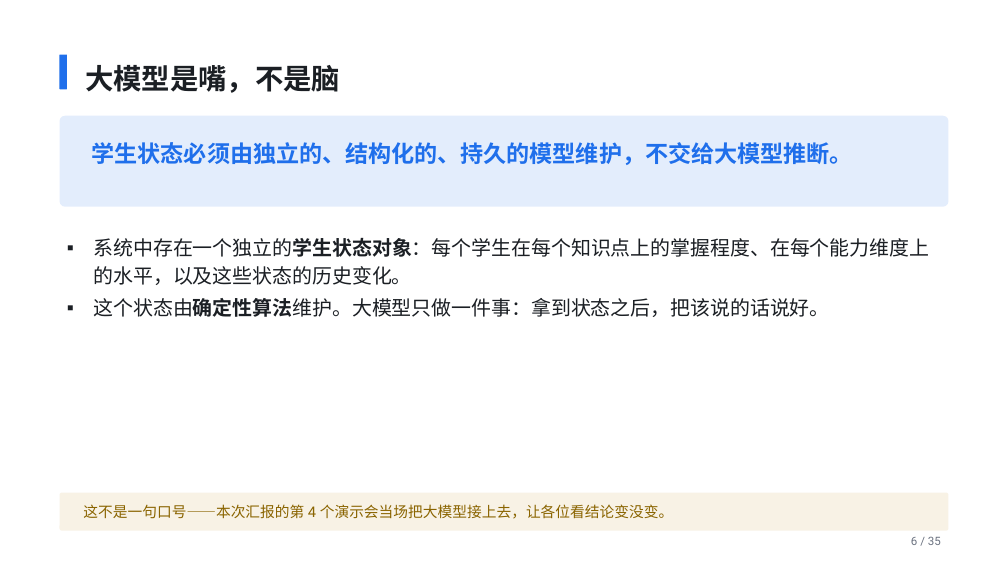
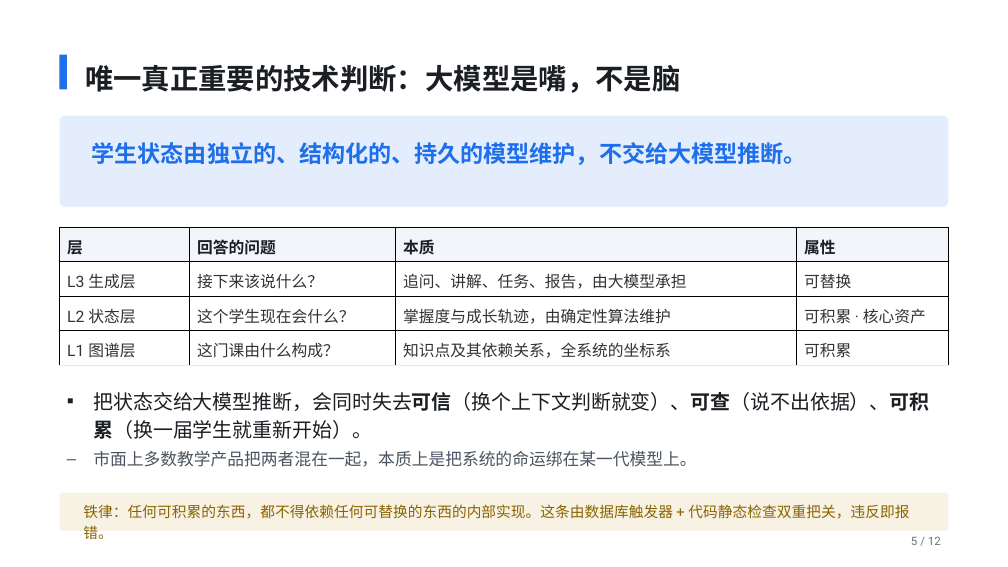
Before and after one commit to codesoldier99/AI_EDU, a slide deck: slide 5 of docs/slides/院长实验班AI教学系统_汇报.pptx (slide 6 before the commit). Drawn at 1008x567 pixels with LibreOffice and Linux fonts; fonts in the diff are those of the drawing. Boxes give left, top, right and bottom in pixels: in the first picture for what was removed or moved away, otherwise in the second. Text is boxed around its words. In the diff, an @@ line names an element or a change of style, - is before the commit and + after.

```diff
--- a/docs/slides/院长实验班AI教学系统_汇报.pptx
+++ b/docs/slides/院长实验班AI教学系统_汇报.pptx
@@ text at [85, 65, 680, 93]: text changed @@
-大模型是嘴，不是脑
+唯一真正重要的技术判断：大模型是嘴，不是脑
@@ text at [92, 142, 807, 165]: text changed @@
-学生状态必须由独立的、结构化的、持久的模型维护，不交给大模型推断。
+学生状态由独立的、结构化的、持久的模型维护，不交给大模型推断。
@@ table added at [60, 228, 949, 362], 4 rows, 4 columns @@
+层 | 回答的问题 | 本质 | 属性
+L3 生成层 | 接下来该说什么？ | 追问、讲解、任务、报告，由大模型承担 | 可替换
+L2 状态层 | 这个学生现在会什么？ | 掌握度与成长轨迹，由确定性算法维护 | 可积累 · 核心资产
+L1 图谱层 | 这门课由什么构成？ | 知识点及其依赖关系，全系统的坐标系 | 可积累
@@ text removed at [93, 238, 929, 317] @@
-▪ 系统中存在一个独立的学生状态对象：每个学生在每个知识点上的掌握程度、在每个能力维度上的水平，以及这些状态的历史变化。
-▪ 这个状态由确定性算法维护。大模型只做一件事：拿到状态之后，把该说的话说好。
@@ text added at [93, 392, 929, 467], 19 pt, text #1B1F24 @@
+▪ 把状态交给大模型推断，会同时失去可信（换个上下文判断就变）、可查（说不出依据）、可积累（换一届学生就重新开始）。
+  – 市面上多数教学产品把两者混在一起，本质上是把系统的命运绑在某一代模型上。
@@ text at [83, 504, 909, 539]: text changed @@
-这不是一句口号——本次汇报的第 4 个演示会当场把大模型接上去，让各位看结论变没变。
+铁律：任何可积累的东西，都不得依赖任何可替换的东西的内部实现。这条由数据库触发器 + 代码静态检查双重把关，违反即报错。
@@ text at [911, 536, 941, 545]: text changed @@
-6 / 35
+5 / 12
```
Also in this commit, not shown: 10 other slides changed, 1 slide added, 24 slides removed, 8 other files.
